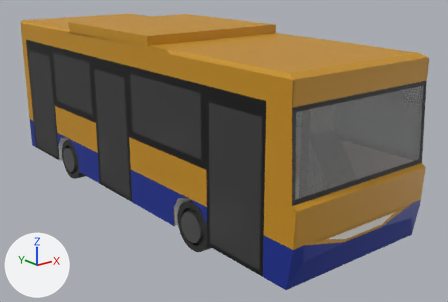
What one commit did to the glTF model models/bus.glb.
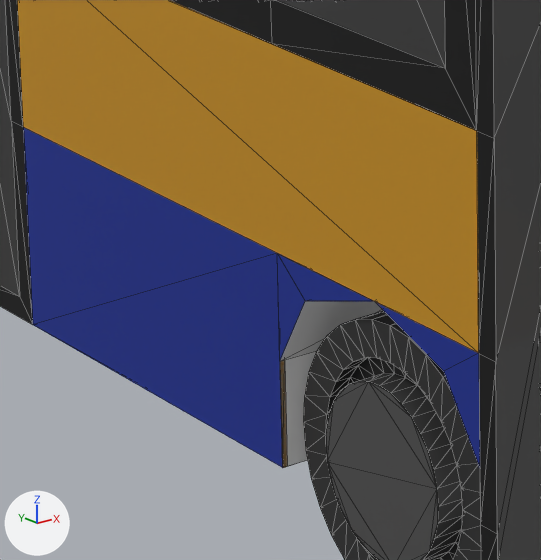
Each version appears first whole from a 50 mm lens placed at (-22.36, -28.0, 12.43), pointed at (0.01, -0.04, 1.24), and next in a close-up on the part from 28% to 48% of the width and 49% to 80% of the height. Every picture has the same lights, and +X, +Y and +Z are marked at lower left. The close-ups show mesh edges as thin lines. Vertices at the same position are counted once.
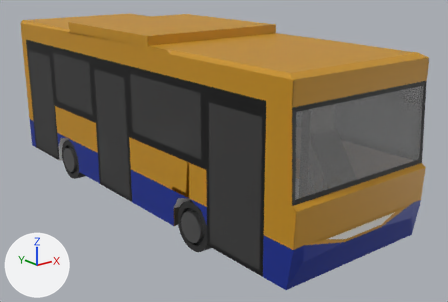
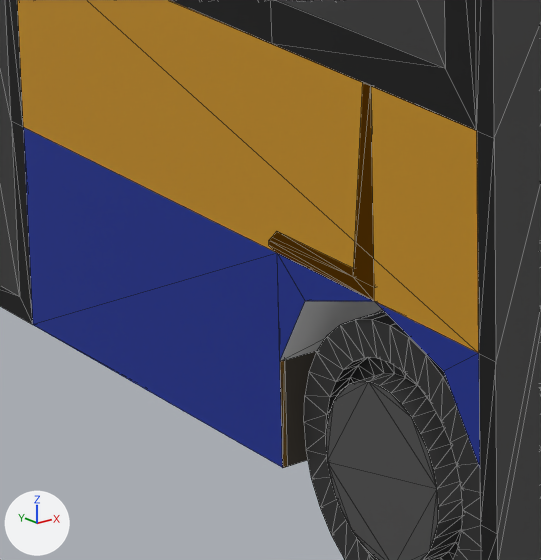
Commit message: Commit 9.92 Added people into the bus

What differs and where, as boxes (x1, y1, x2, y2) in the close-ups (541 x 560 px):
part 1 of me_cube_001, built on (brown): after (269, 81, 374, 301)
part 2 of me_cube_001, recoloured (white to black): (280, 351, 317, 467) in both

Patch to the scene script:
```diff
--- a/models/bus.glb.py
+++ b/models/bus.glb.py
@@ mat_material_016 @@
+mat_material_016 = principled_material('Material.016')
+mat_material_016.base_color = (0.0679, 0.311, 0.8)  # blue #4a97e7
@@ me_cube_001 @@
 # used by ob_cube; location = (0.0, 0.0, 0.0)
-me_cube_001.from_pydata(...)  # 1270 vertices, 2552 faces; spans x -5.8..3.1, y -11.9..15.7, z -1.9..8.6
+me_cube_001.from_pydata(...)  # 1304 vertices, 2623 faces; spans x -5.8..3.1, y -11.9..15.7, z -1.9..8.6
+# me_cube_001 part 1
+# 2 faces are deleted
+# 14 vertices are added at x -5.8..-3.6, y -5.9..-3.0, z 1.0..2.9
+# 10 new vertices lie (1.1, 0.0, 0.0) away from vertices in x -5.8, y -4.5..-3.0, z 1.0..2.9
+# 10 new vertices lie (1.1, 0.0, 0.0) away from vertices in x -4.7, y -4.5..-3.0, z 1.0..2.9
+# 27 new faces join them, mat_material (orange #c89017)
+# 3 new faces join them, mat_material_004 (white #e7e7e7)
+# 19 new faces join them, mat_material_012 (black #414141)
+# 6 new faces join them, mat_material_011 (brown #413a30)
+# 15 new faces join them, mat_material_016 (blue #4a97e7)
+# me_cube_001 part 2: 13 faces spanning x -5.8..-3.6, y -5.9..-3.1, z -1.0..1.0 switch from mat_material_004 (white #e7e7e7) to mat_material_011 (brown #413a30)
 me_cube_001.materials.append(mat_material)
@@ me_cube_001 @@
 me_cube_001.materials.append(mat_material_015)
+me_cube_001.materials.append(mat_material_016)  # blue #4a97e7
```
